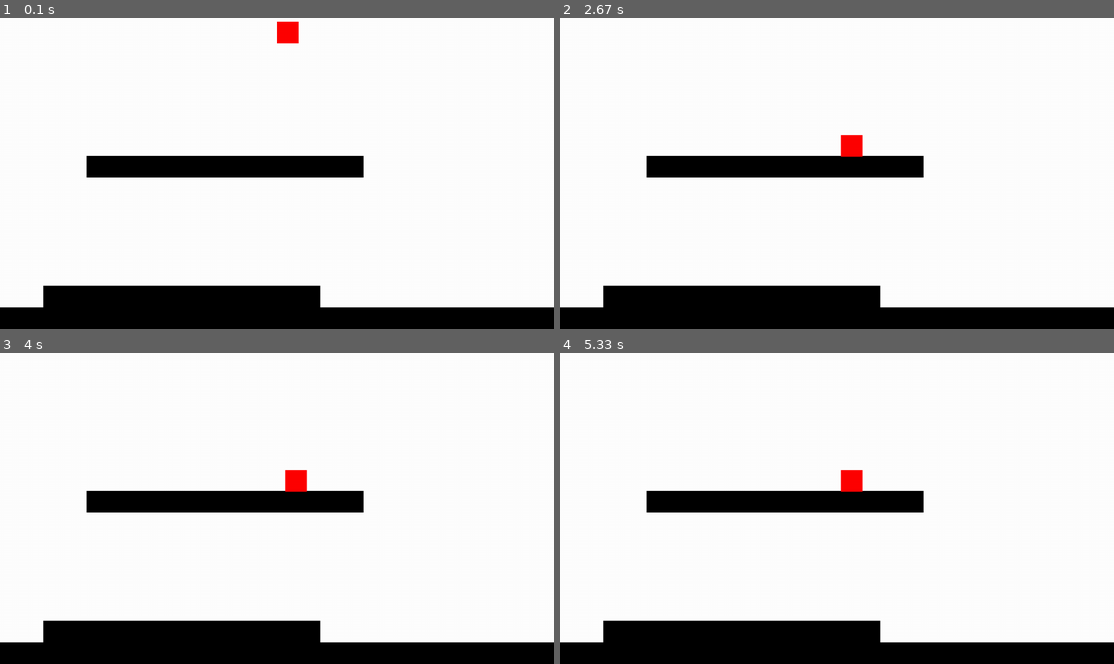
Above: before the commit, frames 1-4 (two rows, left to right).
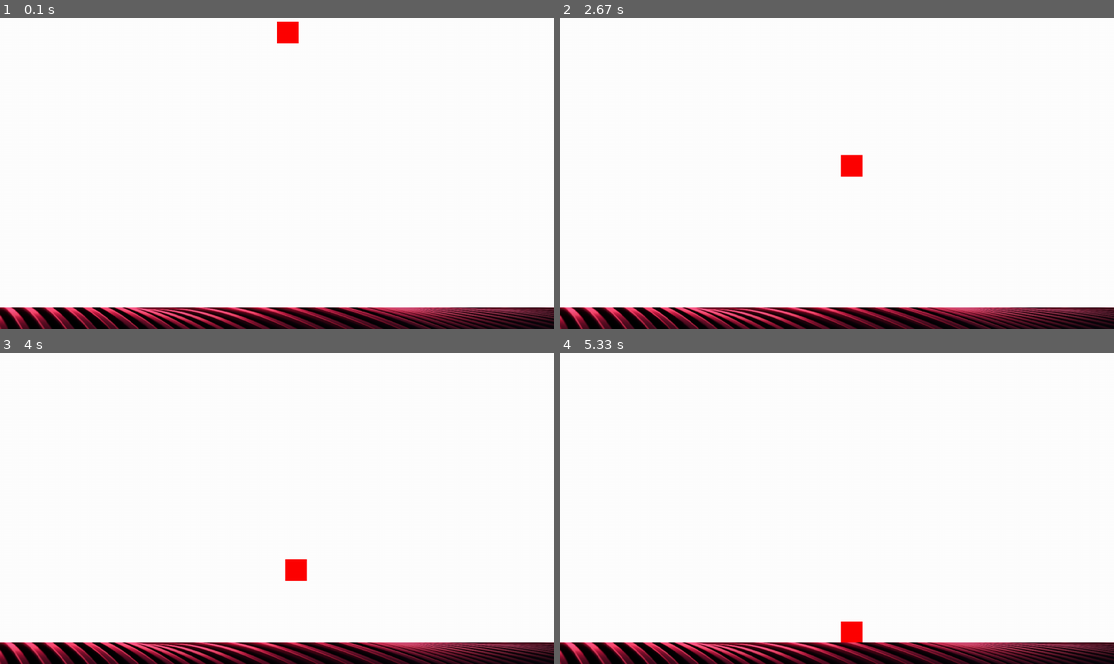
Above: after the commit, the same moments.

Repository: felbk/MinerFox---Pygame
Game: pygame game, started from Principal.py
Two runs of this game, one before a commit and one after it. Both use one fixed random seed, a clock stepped at 60 frames per second and the inputs below.
Inputs:
- Up to frame 1 (0.1 s): no input
- Up to frame 2 (2.67 s): hold D 0.33-0.8 s; hold D 0.83-1.3 s; hold A 1.33-1.87 s; hold A 1.9-2.3 s; hold D from 2.33 s (still down)
- Up to frame 3 (4 s): release D at 2.97 s; hold A 3-3.47 s; hold D 3.5-3.97 s
- Up to frame 4 (5.33 s): hold D 4-4.47 s; hold A 4.5-5.03 s; hold A from 5.07 s (still down)

The runs differ from the first frame. In frame 1, 12% of the frame differs, in the area x 0-100%, y 44-100%; in frame 2, 12%; in frame 3, 13%, in the area x 0-100%, y 37-100%; in frame 4, 12%.

Commit message:
Imagem no chão deu certo

Diff:
--- a/Classes.py
+++ b/Classes.py
@@ -8,18 +8,20 @@
 allgnds = pygame.sprite.Group()
 
 class Chão(pygame.sprite.Sprite):
-    def __init__(self, tam = tuple, pos=tuple) :
+    def __init__(self, tam = tuple, pos=tuple,img=str) :
         pygame.sprite.Sprite.__init__(self)
+        self.image = pygame.image.load(img)
         self.pos = pos
         self.tam = tam
-        self.rect = pygame.Rect(pos[0],pos[1],tam[0],tam[1])
+        self.image = pygame.transform.scale(self.image,self.tam)
+        self.rect = self.image.get_rect()
+        self.rect.x = self.pos[0]
+        self.rect.y = self.pos[1]
         self.add(allgnds)
         self.add(elementos)
 
-    def draw(self,surf):
-        pygame.draw.rect(surf,(0,0,0),self.rect)
+        return
 
-        return
 
 
 
--- a/Principal.py
+++ b/Principal.py
@@ -15,10 +15,10 @@
 
 
 
-ch1 = Chão((tela.get_width(),50),(0,tela.get_height() - 50 ))
-ch2 = Chão((tela.get_width()/2,50),(100,tela.get_height() -100 ))
-ch3 = Chão((tela.get_width()/2,50),(200,tela.get_height() -400))
+ch1 = Chão((tela.get_width(),50),(0,tela.get_height() - 50 ),"Assets\provisorios\chao.png")
+
 player = Player((50,50),(tela.get_width()/2,0))
+
 player.add(elementos)
 
 
@@ -61,11 +61,10 @@
 
 
 
-    pygame.draw.rect(tela,(0,0,0),ch1.rect)
-    pygame.draw.rect(tela,(0,0,0),ch2.rect)
-    pygame.draw.rect(tela,(0,0,0),ch3.rect)
+
     pygame.draw.rect(tela,(255,0,0),player.rect)
     elementos.update()
+    allgnds.draw(tela)
     pygame.display.flip()
 pygame.quit()
 exit()
Binary file added: Assets/provisorios/chao.png
